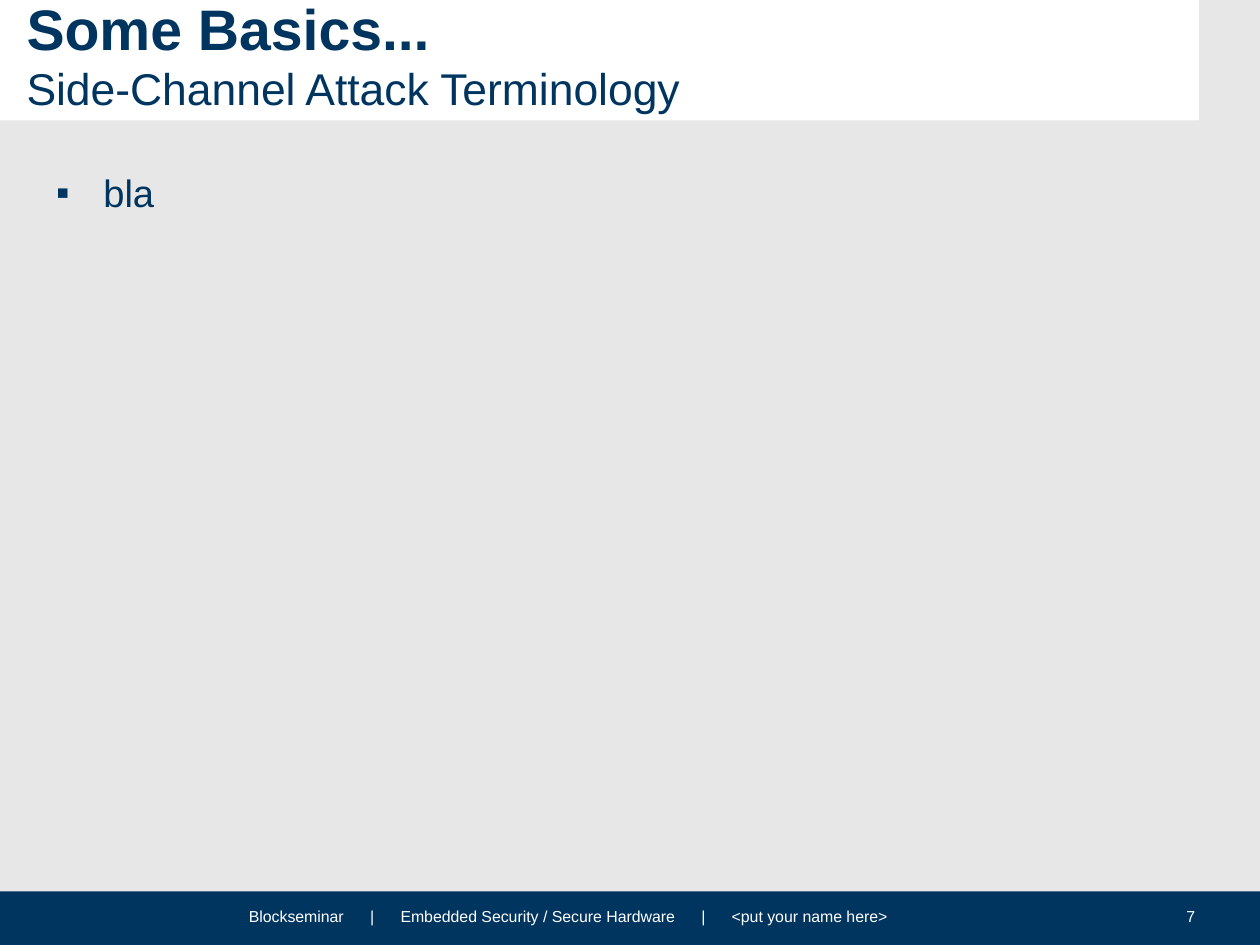
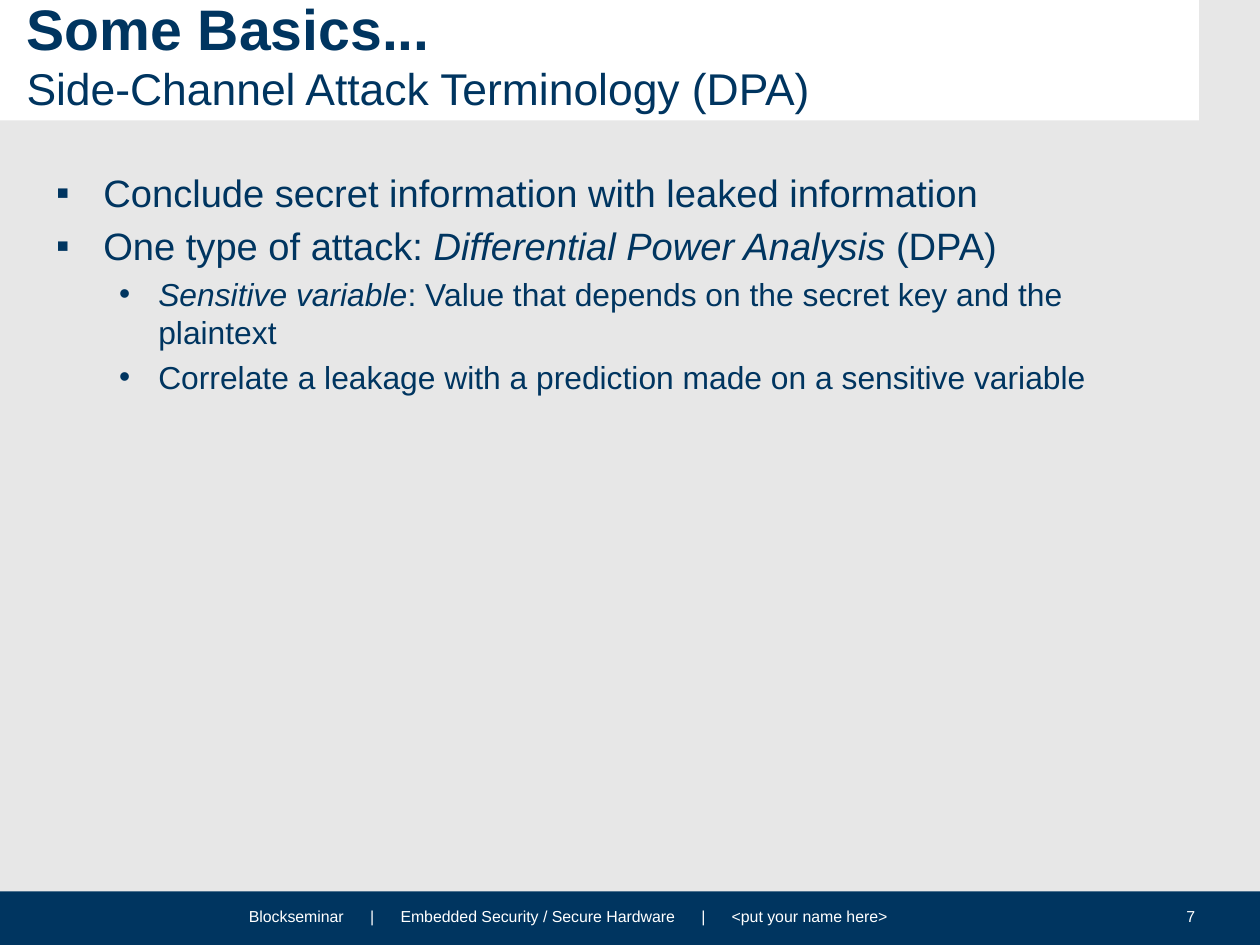
Before and after one commit to HFelixA/emsecseminar, a slide deck: slide 7 of presentation/EMSEC_Blockseminar_Template_Corporate_WS1314.pptx. Drawn at 1260x945 pixels with LibreOffice and Linux fonts; fonts in the diff are those of the drawing; background and template pictures are left out. Boxes give left, top, right and bottom in pixels: in the first picture for what was removed or moved away, otherwise in the second. Text is boxed around its words. In the diff, an @@ line names an element or a change of style, - is before the commit and + after.

```diff
--- a/presentation/EMSEC_Blockseminar_Template_Corporate_WS1314.pptx
+++ b/presentation/EMSEC_Blockseminar_Template_Corporate_WS1314.pptx
@@ title at (27, 8, 810, 115): text changed @@
-Some Basics...
-Side-Channel Attack Terminology
+Some Basics...
+Side-Channel Attack Terminology (DPA)
@@ text at (103, 179, 1085, 394): text changed; size 24 to 20 pt @@
-▪ bla
+▪ Conclude secret information with leaked information
+▪ One type of attack: Differential Power Analysis (DPA)
+  • Sensitive variable: Value that depends on the secret key and the plaintext
+  • Correlate a leakage with a prediction made on a sensitive variable
```
Also in this commit, not shown: 1 other slide changed.
